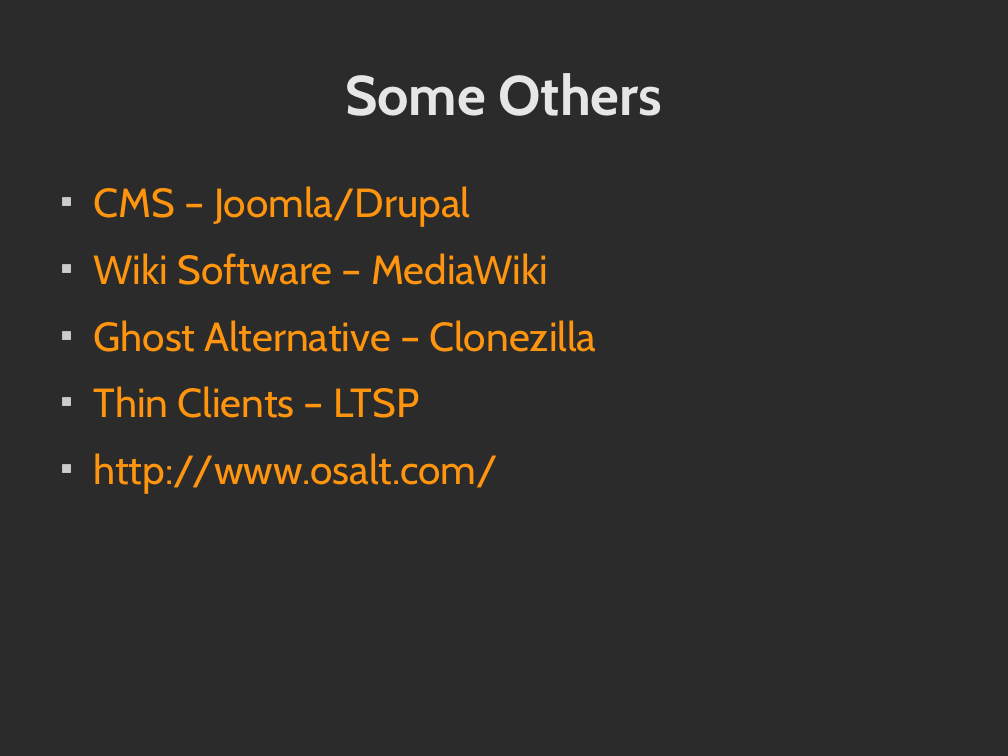
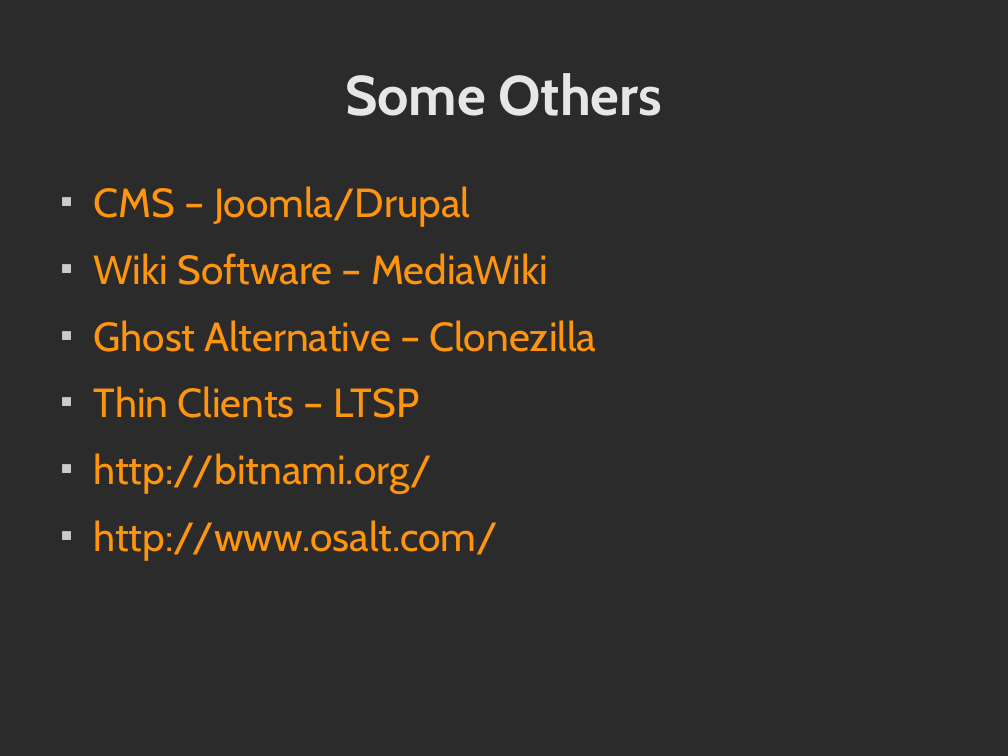
Before and after one commit to korylprince/korylprince.github.com, a slide deck: slide 10 of OSS.odp. Drawn at 1008x756 pixels with LibreOffice and Linux fonts; fonts in the diff are those of the drawing; background and template pictures are left out; a plain dark background stands for a picture behind light text. Boxes give left, top, right and bottom in pixels: in the first picture for what was removed or moved away, otherwise in the second. Text is boxed around its words. In the diff, an @@ line names an element or a change of style, - is before the commit and + after.

Commit message:
updated for bitnami.

```diff
--- a/OSS.odp
+++ b/OSS.odp
@@ text at (94,453,432,493): paragraph added @@
+■ http://bitnami.org/
```
Also in this commit, not shown: 2 other files.
